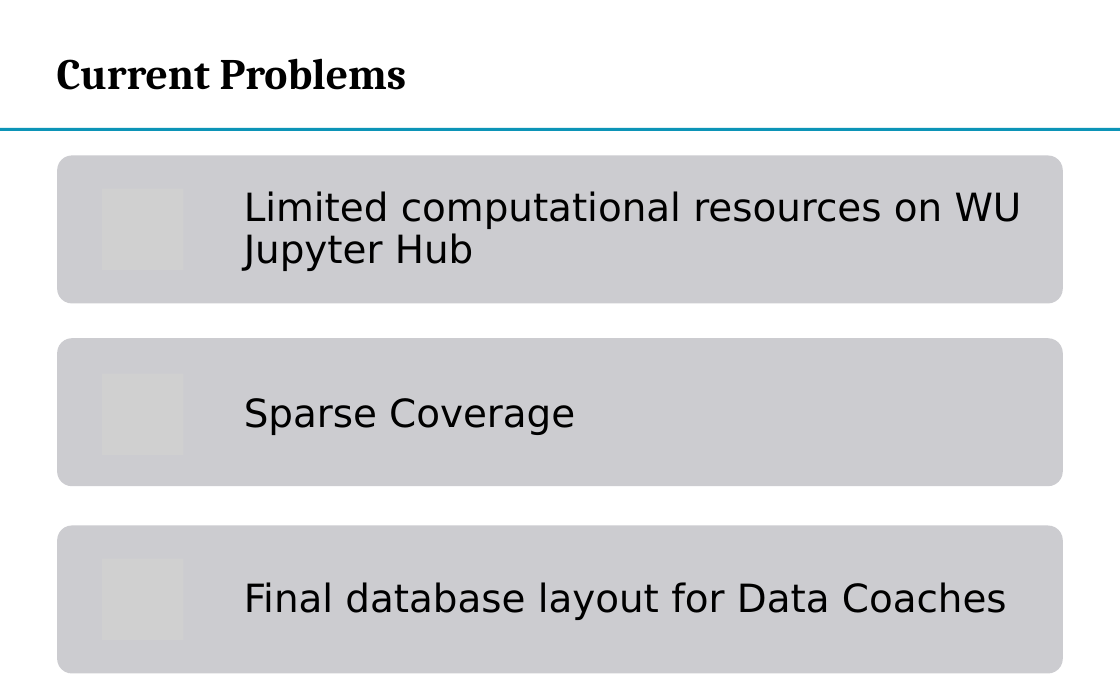
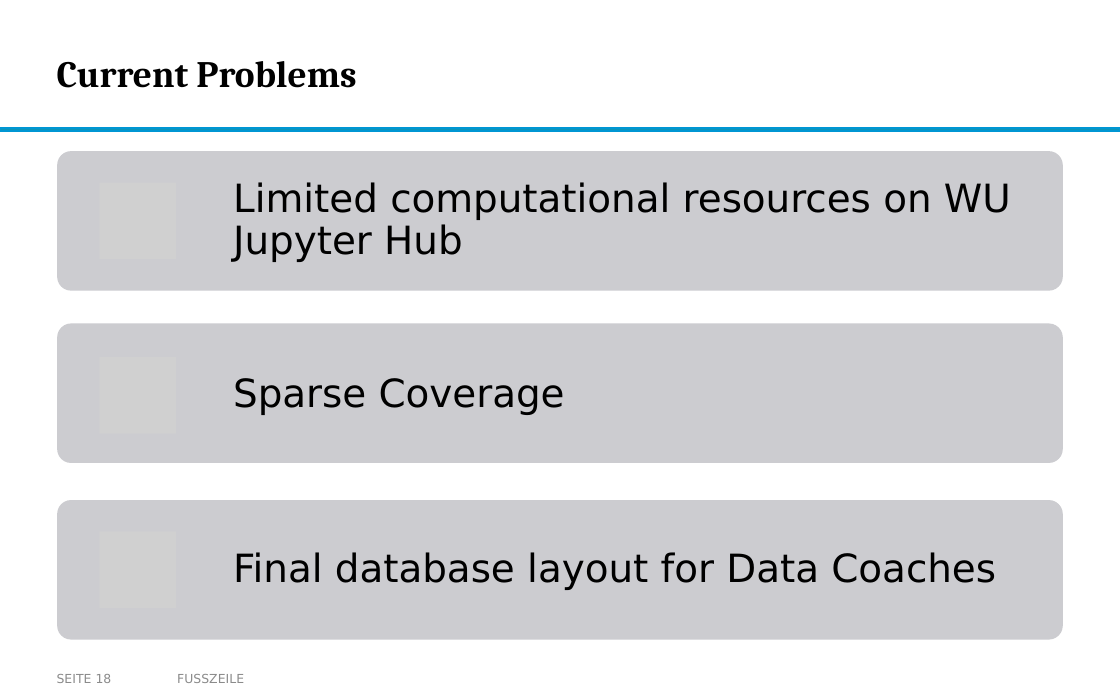
Before and after one commit to nikmaster/wu_dslab_infrared-city, a slide deck: slide 18 of deliverables/3b. intermediate slides/Intermediate Slides.pptx. Drawn at 1120x700 pixels with LibreOffice and Linux fonts; fonts in the diff are those of the drawing; grey boxes stand for pictures; background and template pictures are left out. Boxes give left, top, right and bottom in pixels: in the first picture for what was removed or moved away, otherwise in the second. Text is boxed around its words. In the diff, an @@ line names an element or a change of style, - is before the commit and + after.

```diff
--- a/deliverables/3b. intermediate slides/Intermediate Slides.pptx
+++ b/deliverables/3b. intermediate slides/Intermediate Slides.pptx
@@ title "Current Problems" at (57,61,356,88): size 28 to 24 pt @@
@@ rounded rectangle: place and size @@
-rounded rectangle at (57,156,1063,304)
+rounded rectangle at (57,151,1063,291)
@@ text "Limited computational resources on WU ...": place and size @@
-text "Limited computational resources on WU ..." at (244,191,1022,271)
+text "Limited computational resources on WU ..." at (233,182,1011,262)
@@ rounded rectangle: place and size @@
-rounded rectangle at (57,338,1063,486)
+rounded rectangle at (57,324,1063,464)
@@ text "Sparse Coverage": place and size @@
-text "Sparse Coverage" at (244,398,575,435)
+text "Sparse Coverage" at (233,378,565,415)
@@ rounded rectangle: place and size @@
-rounded rectangle at (57,525,1063,673)
+rounded rectangle at (57,500,1063,640)
@@ text "Final database layout for Data ...": place and size @@
-text "Final database layout for Data ..." at (244,582,1007,620)
+text "Final database layout for Data ..." at (233,552,996,590)
@@ picture removed at (102,559,184,641) @@
@@ page number added at (57,674,112,683), 8 pt, text #8C8C8C @@
+SEITE 18
@@ text added at (177,674,244,683), 8 pt, text #8C8C8C @@
+FUSSZEILE
```
Also in this commit, not shown: 4 other slides changed, 1 slide added, 1 slide removed.
